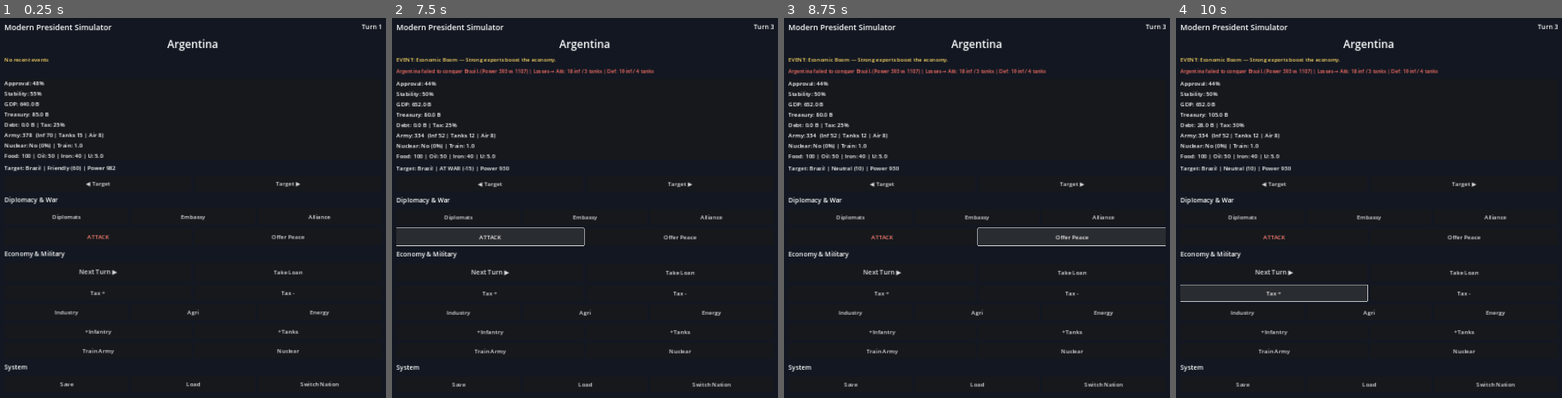
Above: before the commit, frames 1-4 (left to right).
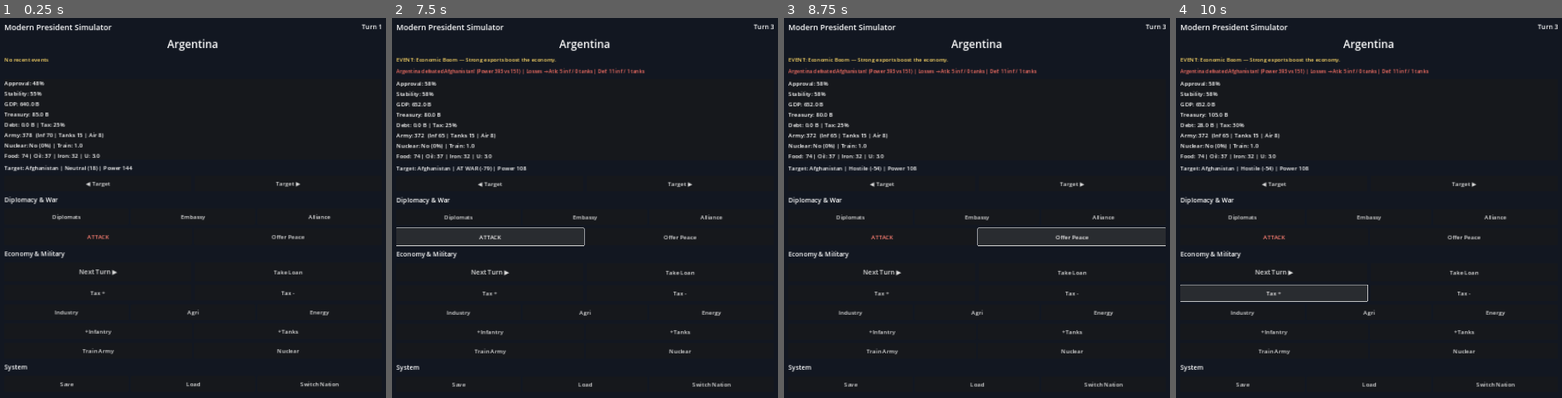
Above: after the commit, the same moments.

Repository: proyecto1095si1-boop/modern-president-simulator
Game: Godot game, scene res://scenes/main/Main.tscn
The game is run twice, just before and just after one commit, with the same random seed, the same clock (stepped at 60 frames per second) and the same inputs.
Inputs:
- Up to frame 1 (0.25 s): no input
- Up to frame 2 (7.5 s): click "Save" at 0.5 s; click "Load" at 1.25 s; click "Next Turn ▶" at 2 s; click "Next Turn ▶" at 2.75 s; click "◀ Target" at 3.5 s; click "Target ▶" at 4.25 s; click "Diplomats" at 5 s; click "Embassy" at 5.75 s; click "Alliance" at 6.5 s; click "ATTACK" at 7.25 s
- Up to frame 3 (8.75 s): click "Offer Peace" at 8 s
- Up to frame 4 (10 s): click "Take Loan" at 8.75 s; click "Tax +" at 9.5 s

The runs differ from the first frame. In frame 1, 0.4% of the frame differs, in the area x 5-35%, y 35-41%; in frame 2, 0.9%; in frame 3, 0.9%, in the area x 5-68%, y 13-41%; in frame 4, 0.9%.
Error in both runs: Invalid assignment of property or key 'alliances' with value of type 'Array' on a base object of type 'RefCounted (Diplomacy)'. (res://scripts/core/GameManager…

Commit message:
Load full world from countries.json via WorldData (~130 nations)

Diff:
--- a/scripts/core/GameManager.gd
+++ b/scripts/core/GameManager.gd
@@ -1,7 +1,7 @@
 class_name GameManager
 extends Node
 
-## Central controller: world, turns, events, battles, diplomacy, save/load, AI.
+## Central controller: full world, turns, events, battles, diplomacy, save/load, AI.
 
 signal turn_started(turn: int)
 signal turn_ended(turn: int)
@@ -22,56 +22,17 @@
 const SAVE_PATH := "user://savegame.json"
 
 func _ready() -> void:
-	_create_sample_world()
+	_create_world()
 	if not player_country and countries.has("AR"):
 		select_country("AR")
+	elif not player_country and countries.size() > 0:
+		select_country(countries.keys()[0])
 	print("[GameManager] World ready with %d countries" % countries.size())
 
-func _create_sample_world() -> void:
-	countries.clear()
-	_add("AR", "Argentina", 46.0, 2780000, 640.0, 85.0, 70, 15, 8, 4, 55.0, 48.0)
-	countries["AR"].economy.agriculture_level = 1.4
-	countries["AR"].economy.farms = 5
-	_add("BR", "Brazil", 215.0, 8516000, 2100.0, 180.0, 200, 45, 20, 8, 52.0, 50.0)
-	_add("CL", "Chile", 19.5, 756000, 320.0, 55.0, 45, 10, 6, 3, 68.0, 60.0)
-	_add("UY", "Uruguay", 3.5, 176000, 75.0, 25.0, 20, 3, 2, 1, 72.0, 65.0)
-	_add("PE", "Peru", 34.0, 1285000, 270.0, 40.0, 55, 8, 4, 2, 50.0, 45.0)
-	_add("CO", "Colombia", 52.0, 1142000, 350.0, 45.0, 60, 12, 5, 3, 48.0, 42.0)
-	_add("MX", "Mexico", 130.0, 1964000, 1400.0, 120.0, 120, 30, 15, 6, 50.0, 47.0)
-	var us = _add("US", "United States", 335.0, 9834000, 27000.0, 2500.0, 480, 220, 140, 40, 60.0, 55.0)
-	us.military.has_nuclear_weapons = true
-	us.military.nuclear_progress = 100.0
-	var cn = _add("CN", "China", 1410.0, 9597000, 18000.0, 1800.0, 900, 350, 200, 50, 65.0, 70.0)
-	cn.military.has_nuclear_weapons = true
-	cn.military.nuclear_progress = 100.0
-	var ru = _add("RU", "Russia", 144.0, 17100000, 1900.0, 300.0, 350, 120, 80, 30, 45.0, 50.0)
-	ru.military.has_nuclear_weapons = true
-	ru.military.nuclear_progress = 100.0
-	_add("DE", "Germany", 84.0, 357000, 4500.0, 400.0, 80, 25, 30, 5, 70.0, 62.0)
-	_add("FR", "France", 68.0, 643000, 3000.0, 280.0, 90, 30, 40, 12, 65.0, 55.0)
-	countries["FR"].military.has_nuclear_weapons = true
-	countries["FR"].military.nuclear_progress = 100.0
-	_add("JP", "Japan", 125.0, 378000, 4200.0, 350.0, 100, 20, 50, 15, 75.0, 60.0)
-	_add("IN", "India", 1400.0, 3287000, 3500.0, 200.0, 500, 150, 80, 20, 55.0, 52.0)
-	countries["IN"].military.has_nuclear_weapons = true
-	countries["IN"].military.nuclear_progress = 100.0
-
-func _add(id: String, name: String, pop: float, territory: float, gdp: float, treasury: float,
-		inf: int, tanks: int, air: int, navy: int, stab: float, appr: float) -> Country:
-	var c = Country.new(id, name)
-	c.population = pop
-	c.territory = territory
-	c.economy.gdp = gdp
-	c.economy.treasury = treasury
-	c.military.infantry = inf
-	c.military.tanks = tanks
-	c.military.aircraft = air
-	c.military.navy = navy
-	c.stability = stab
-	c.approval = appr
-	c.military._recalculate_power()
-	countries[id] = c
-	return c
+func _create_world() -> void:
+	countries = WorldData.load_countries()
+	if countries.is_empty():
+		push_error("GameManager: no countries loaded — check data/countries.json")
 
 func select_country(id: String) -> bool:
 	if not countries.has(id):
@@ -79,9 +40,13 @@
 	player_country = countries[id]
 	game_started = true
 	_setup_player_relations()
+	# Default target: first other country
+	var others = get_other_countries()
+	if not others.is_empty():
+		selected_target_id = others[0].id
 	country_selected.emit(player_country)
 	player_stats_updated.emit()
-	print("[GameManager] Selected nation: %s" % player_country.name)
+	print("[GameManager] Selected nation: %s (%s)" % [player_country.name, player_country.id])
 	return true
 
 func _setup_player_relations() -> void:
@@ -89,17 +54,23 @@
 	for id in countries.keys():
 		if id == p.id:
 			continue
-		var base = 20.0
-		if p.id in ["AR", "BR", "CL", "UY", "PE", "CO"] and id in ["AR", "BR", "CL", "UY", "PE", "CO"]:
-			base = 45.0
-		p.diplomacy.set_relation(id, base + randf_range(-10.0, 15.0))
+		var base = 15.0 + WorldData.get_region_bonus(p.id, id, countries)
+		p.diplomacy.set_relation(id, clampf(base + randf_range(-12.0, 12.0), -80.0, 80.0))
 
 func get_country_list() -> Array:
 	var list: Array = []
 	for c in countries.values():
-		list.append({"id": c.id, "name": c.name, "gdp": c.economy.gdp, "power": c.military.total_power})
+		list.append({"id": c.id, "name": c.name, "gdp": c.economy.gdp, "power": c.military.total_power, "pop": c.population})
 	list.sort_custom(func(a, b): return a.name < b.name)
 	return list
+
+func get_playable_ids() -> Array[String]:
+	# All countries are playable
+	var ids: Array[String] = []
+	for id in countries.keys():
+		ids.append(id)
+	ids.sort()
+	return ids
 
 func get_other_countries() -> Array:
 	var list: Array = []
@@ -107,6 +78,7 @@
 		if player_country and c.id == player_country.id:
 			continue
 		list.append(c)
+	list.sort_custom(func(a, b): return a.name < b.name)
 	return list
 
 func set_target(id: String) -> void:
@@ -122,7 +94,6 @@
 	print("\n========== TURN %d ==========" % current_turn)
 	for country in countries.values():
 		country.process_turn()
-		# AI decisions for non-player nations
 		AIController.process_country(country, countries, player_country)
 	_try_random_event()
 	_check_victory()
@@ -265,7 +236,7 @@
 	if not player_country:
 		return false
 	var data = {
-		"version": 2,
+		"version": 3,
 		"turn": current_turn,
 		"player_id": player_country.id,
 		"target": selected_target_id,
@@ -306,7 +277,7 @@
 		return false
 	file.store_string(JSON.stringify(data))
 	file.close()
-	print("[SAVE] Game saved.")
+	print("[SAVE] Game saved (%d countries)." % countries.size())
 	return true
 
 func load_game() -> bool:
@@ -319,7 +290,7 @@
 	file.close()
 	if typeof(data) != TYPE_DICTIONARY:
 		return false
-	_create_sample_world()
+	_create_world()
 	current_turn = int(data.get("turn", 1))
 	selected_target_id = str(data.get("target", "BR"))
 	var saved_countries: Dictionary = data.get("countries", {})
@@ -356,7 +327,7 @@
 		c.diplomacy.at_war_with = s.get("at_war", [])
 	var pid = str(data.get("player_id", "AR"))
 	select_country(pid)
-	print("[LOAD] Game loaded at turn %d" % current_turn)
+	print("[LOAD] Game loaded at turn %d with %d countries" % [current_turn, countries.size()])
 	player_stats_updated.emit()
 	return true
 
@@ -364,7 +335,7 @@
 	var c = player_country
 	if not c:
 		return
-	print("Country: %s | Turn: %d" % [c.name, current_turn])
+	print("Country: %s | Turn: %d | World: %d nations" % [c.name, current_turn, countries.size()])
 	print("  Pop: %.1f M | Stability: %.1f | Approval: %.1f" % [c.population, c.stability, c.approval])
 	print("  GDP: %.1f | Treasury: %.1f | Tax: %.0f%% | Debt: %.1f" % [c.economy.gdp, c.economy.treasury, c.economy.tax_rate * 100, c.economy.debt])
 	print("  Army Power: %.0f | Nuclear: %s (%.0f%%)" % [c.military.total_power, str(c.military.has_nuclear_weapons), c.military.nuclear_progress])
